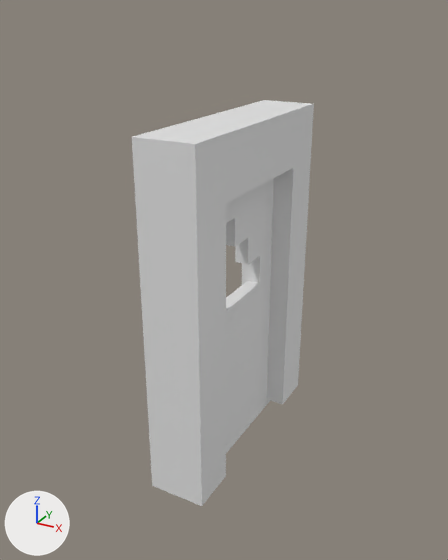
The FBX model Assets/Models/Walls/wall_006.fbx, before and after one commit.
The view is the same before and after, from a camera (50 mm lens) standing at (1.86, -3.55, 2.94) and looking at (-0.06, -0.06, 1.19). The axes (+X, +Y, +Z) are drawn at lower left. The lights are the same throughout. Where no turn or scale is listed for an object, it has been applied to the vertices.

Before the edit, the objects in view are built like this:
```python
me_cube = bpy.data.meshes.new('Cube')
me_cube.from_pydata(...)  # a box spanning x -0.05..0.05, y -0.3..0.3, z -0.05..0.05
me_cube_004 = bpy.data.meshes.new('Cube.004')
me_cube_004.from_pydata(...)  # a box spanning x -0.2..0.2, y -0.83..0.83, z 0.6..1.0; a box spanning x -0.2..0.2, y -0.83..-0.5, z -1.4..0.6; a box spanning x -0.2..0.2, y 0.5..0.83, z -1.4..0.6
me_plane_003 = bpy.data.meshes.new('Plane.003')
me_plane_003.from_pydata(...)  # 206 vertices, 206 faces; spans x 0.0..0.1, y -0.61..0.61, z -1.46..0.78
ob_cube = bpy.data.objects.new('Cube', me_cube)
ob_cube.location = (0.0, 0.0, 1.0)
ob_cube_003 = bpy.data.objects.new('Cube.003', me_cube_004)
ob_cube_003.location = (0.0, 0.0, 1.3)
ob_plane_003 = bpy.data.objects.new('Plane.003', me_plane_003)
ob_plane_003.location = (-0.05, 0.0, 1.3)
```
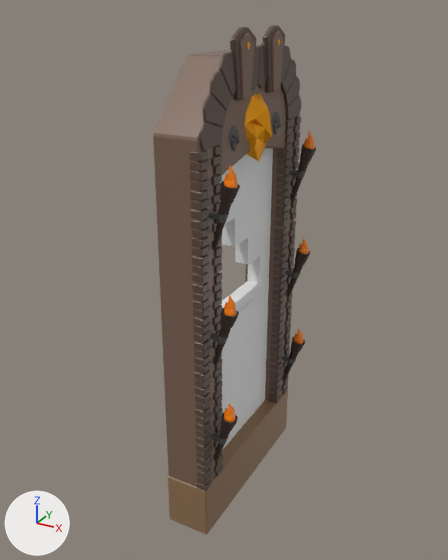
Where the change shows, as pixel boxes (x1, y1, x2, y2) in the pictures (448 x 560 px):
'Collection|Block_wo_Wand_verschwindet_L_wall_border.blend|Dupli|', added (brown)
    after: (153, 25, 316, 534)
    faces in mat_bordüre_001 (brown #7b6152): (153, 31, 298, 487)
    faces in mat_bordüre (brown #5b483d): (189, 25, 301, 491)
    faces in mat_falle (brown #907152): (168, 391, 288, 534)
    faces in mat_holz (brown #3b2d24): (213, 144, 316, 462)
    faces in mat_gold (orange #ffab00): (244, 39, 280, 162)
'Cube.003', deleted
    before: (132, 100, 314, 506)

The change in detail:
Material 'Flamme' (mat_flamme) is new.
Its base color is (1.0, 0.234, 0.0) (orange #ff8500).
Its roughness is 0.4.
Material 'Gold' (mat_gold) is new.
Its base color is (1.0, 0.408, 0.0) (orange #ffab00).
Its metallic is 0.5.
Its roughness is 0.4.
Material 'Falle' (mat_falle) is new.
Its base color is (0.28, 0.164, 0.0844) (brown #907152).
Its roughness is 0.4.
Material 'Bordüre.001' (mat_bordüre_001) is new.
Its base color is (0.198, 0.12, 0.0844) (brown #7b6152).
Its roughness is 0.4.
Material 'Bordüre' (mat_bordüre) is new.
Its base color is (0.105, 0.0648, 0.0467) (brown #5b483d).
Its roughness is 0.4.
Material 'Holz' (mat_holz) is new.
Its base color is (0.0444, 0.0261, 0.018) (brown #3b2d24).
Its roughness is 0.4.
Material 'Stein' (mat_stein) is new.
Its base color is (0.0943, 0.0943, 0.0943) (dark grey #575757).
Its roughness is 0.4.
Mesh me_cube_001 is new.
It has 7219 vertices, 7648 faces and spans x -0.16..0.33, y -0.7..0.7, z -0.39..2.94.
Faces by material slot: [26, 270, 924, 384, 486, 262, 5296].
It uses material mat_falle (brown #907152).
It uses material mat_gold (orange #ffab00).
It uses material mat_stein (dark grey #575757).
It uses material mat_holz (brown #3b2d24).
It uses material mat_flamme (orange #ff8500).
It uses material mat_bordüre_001 (brown #7b6152).
It uses material mat_bordüre (brown #5b483d).
Object 'Cube.003' (ob_cube_003) is deleted.
Object 'Collection|Block_wo_Wand_verschwindet_L_wall_border.blend|Dupli|' (ob_collection_block_wo_wand_verschwindet_l_wall_border_blend_dupli) is new; it shows me_cube_001.
Its location is (0.0, 0.0, -0.101).
